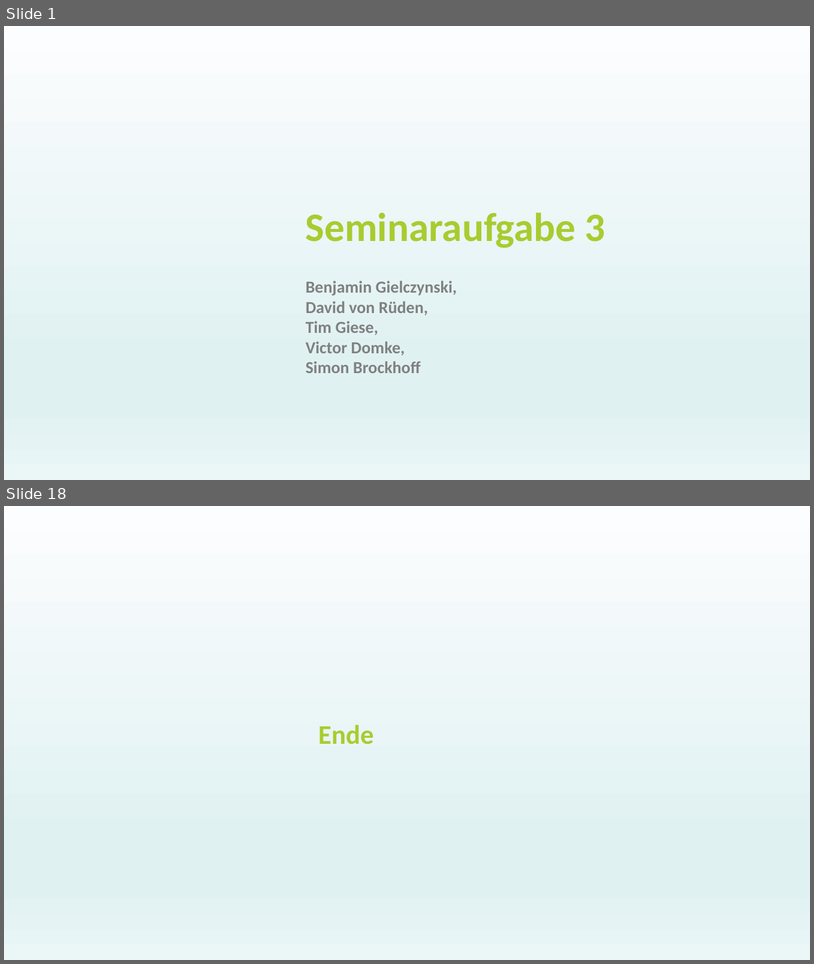
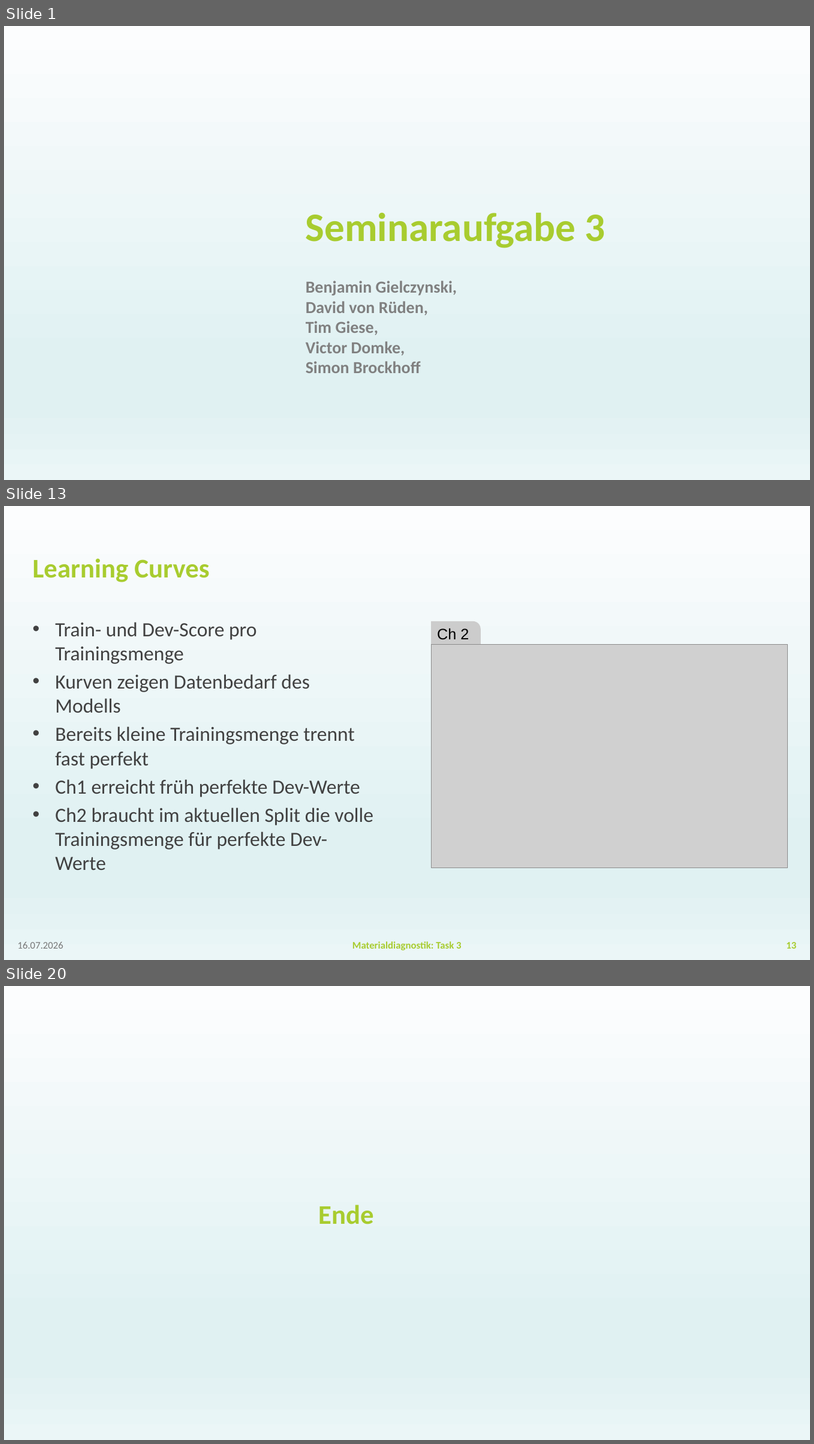
Before and after one commit to BGielczynski/AI_diagnostics, a slide deck: Task_3/Task3Powerpoint.pptx. Shown one above the other, each under a label of ours: slides 1 and 18 before the commit, slides 1, 13 and 20 after it; the slides between them are not shown. The pictures are 814x964 and 814x1444 pixels, drawn with LibreOffice and Linux fonts; fonts in the diff are those of the drawing; grey boxes stand for pictures; background and template pictures are left out. Boxes give left, top, right and bottom in pixels: in the first picture for what was removed or moved away, otherwise in the second. Text is boxed around its words. In the diff, an @@ line names an element or a change of style, - is before the commit and + after.

```diff
--- a/Task_3/Task3Powerpoint.pptx
+++ b/Task_3/Task3Powerpoint.pptx
@@ slide 13 added at box(4, 506, 810, 960), background gradient #FCFDFE to #E0F1F2 to #EBF6F7 @@
@@ title added at box(33, 558, 209, 582), 32 pt, text #A8CC2F, bold @@
+Learning Curves
@@ text added at box(55, 622, 374, 870), 24 pt, text #414141 @@
+• Train- und Dev-Score pro Trainingsmenge
+• Kurven zeigen Datenbedarf des Modells
+• Bereits kleine Trainingsmenge trennt fast perfekt
+• Ch1 erreicht früh perfekte Dev-Werte
+• Ch2 braucht im aktuellen Split die volle Trainingsmenge für perfekte Dev-Werte
@@ round rect added at box(431, 621, 481, 667), fill #CCCCCC, 18 pt, text #000000 @@
+Ch 2
@@ picture added at box(431, 645, 788, 867) @@
@@ text added at box(18, 941, 63, 948), 12 pt, text #797979 @@
+16.07.2026
@@ text added at box(353, 941, 461, 950), 12 pt, text #A8CC2F, bold @@
+Materialdiagnostik: Task 3
@@ page number added at box(786, 942, 797, 948), 12 pt, text #A8CC2F, bold @@
+13
@@ what was slide 18 is now slide 20 @@
```
Also in this commit, not shown: 9 slides changed, 8 other slides added, 7 slides removed, 3 other files.
